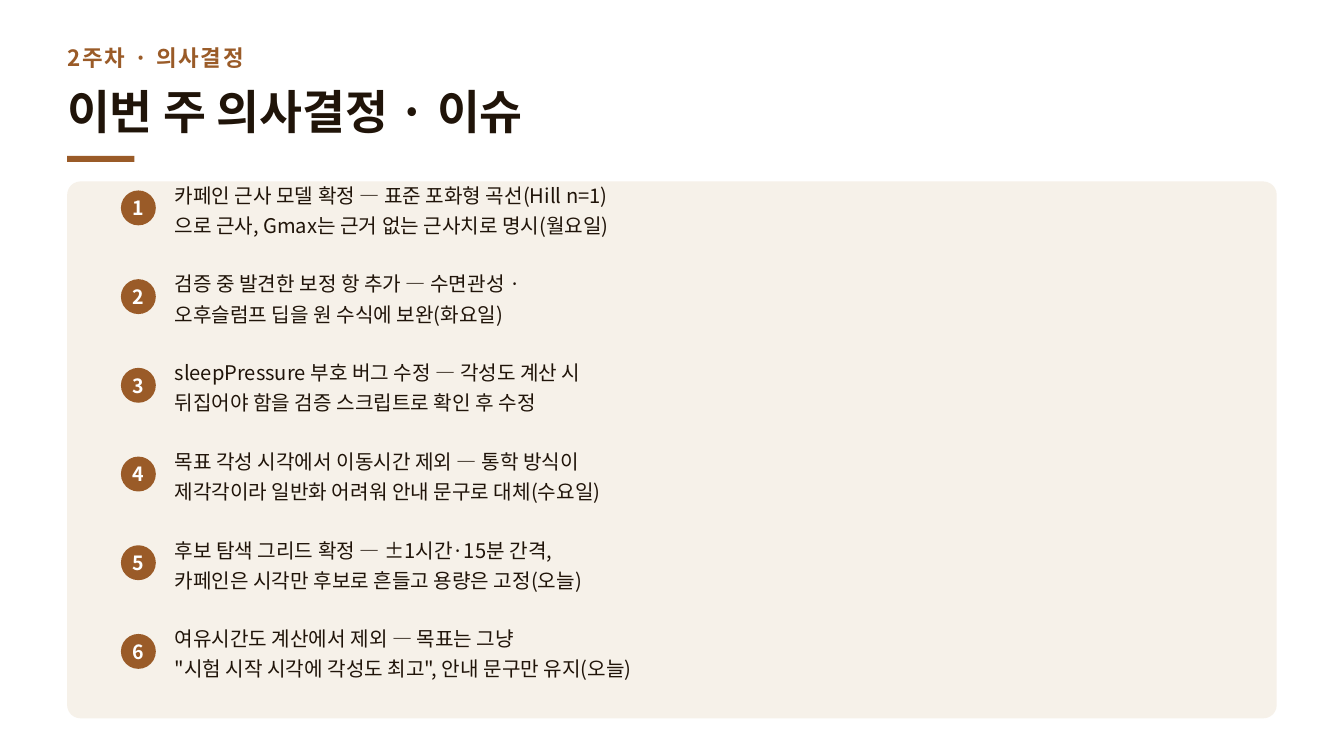
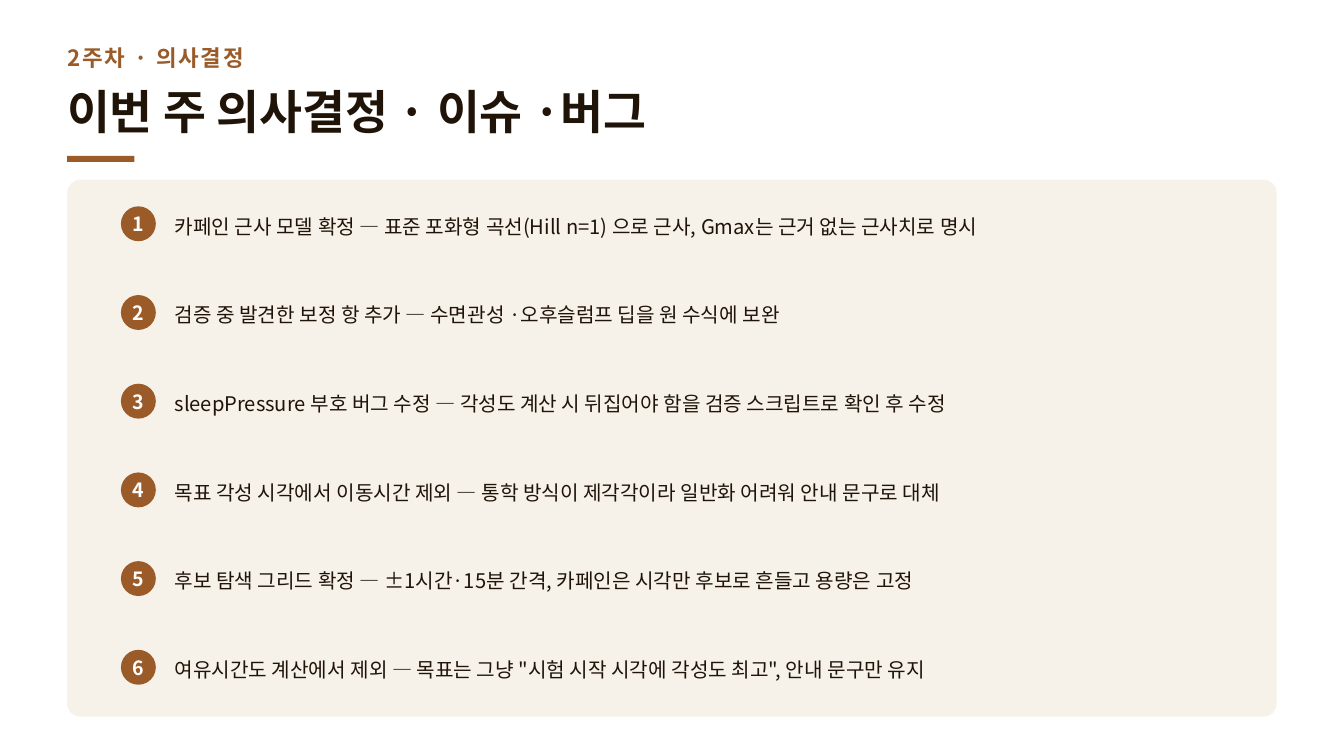
Before and after one commit to Mureung1/hub-showcase, a slide deck: slide 35 of exam-cram-scheduler/docs/presentation/2주차_진행공유.pptx (slide 17 before the commit). Drawn at 1344x756 pixels with LibreOffice and Linux fonts; fonts in the diff are those of the drawing. Boxes give left, top, right and bottom in pixels: in the first picture for what was removed or moved away, otherwise in the second. Text is boxed around its words. In the diff, an @@ line names an element or a change of style, - is before the commit and + after.

```diff
--- a/exam-cram-scheduler/docs/presentation/2주차_진행공유.pptx
+++ b/exam-cram-scheduler/docs/presentation/2주차_진행공유.pptx
@@ text at [67, 90, 646, 134]: text changed @@
-이번 주 의사결정 · 이슈
+이번 주 의사결정 · 이슈 ·버그
@@ text at [175, 217, 977, 238]: text changed @@
-카페인 근사 모델 확정 — 표준 포화형 곡선(Hill n=1)
-으로 근사, Gmax는 근거 없는 근사치로 명시(월요일)
+카페인 근사 모델 확정 — 표준 포화형 곡선(Hill n=1) 으로 근사, Gmax는 근거 없는 근사치로 명시
@@ text at [175, 305, 780, 324]: text changed @@
-검증 중 발견한 보정 항 추가 — 수면관성 ·
-오후슬럼프 딥을 원 수식에 보완(화요일)
+검증 중 발견한 보정 항 추가 — 수면관성 ·오후슬럼프 딥을 원 수식에 보완
@@ 6 texts, 6 ellipses: place and size @@
-6 texts, 6 ellipses at [121, 191, 156, 669]
+6 texts, 6 ellipses at [121, 207, 156, 685]
@@ text at [175, 394, 946, 416]: text changed @@
-sleepPressure 부호 버그 수정 — 각성도 계산 시
-뒤집어야 함을 검증 스크립트로 확인 후 수정
+sleepPressure 부호 버그 수정 — 각성도 계산 시 뒤집어야 함을 검증 스크립트로 확인 후 수정
@@ text at [175, 483, 940, 502]: text changed @@
-목표 각성 시각에서 이동시간 제외 — 통학 방식이
-제각각이라 일반화 어려워 안내 문구로 대체(수요일)
+목표 각성 시각에서 이동시간 제외 — 통학 방식이 제각각이라 일반화 어려워 안내 문구로 대체
@@ text at [175, 571, 913, 592]: text changed @@
-후보 탐색 그리드 확정 — ±1시간·15분 간격,
-카페인은 시각만 후보로 흔들고 용량은 고정(오늘)
+후보 탐색 그리드 확정 — ±1시간·15분 간격, 카페인은 시각만 후보로 흔들고 용량은 고정
@@ text at [175, 660, 925, 681]: text changed @@
-여유시간도 계산에서 제외 — 목표는 그냥
-"시험 시작 시각에 각성도 최고", 안내 문구만 유지(오늘)
+여유시간도 계산에서 제외 — 목표는 그냥 "시험 시작 시각에 각성도 최고", 안내 문구만 유지
```
Also in this commit, not shown: 10 other slides changed, 18 slides added, 2 other files.
